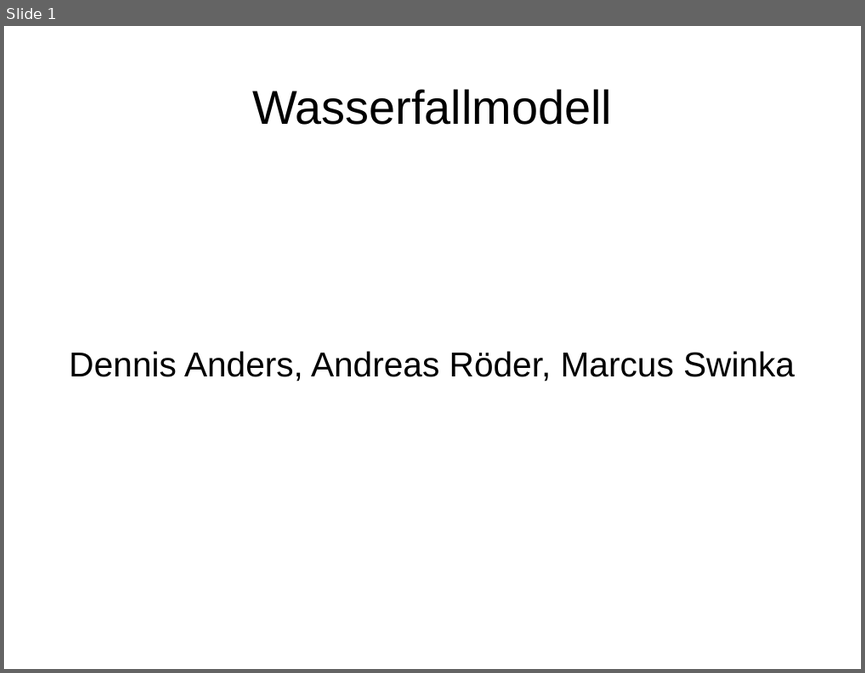
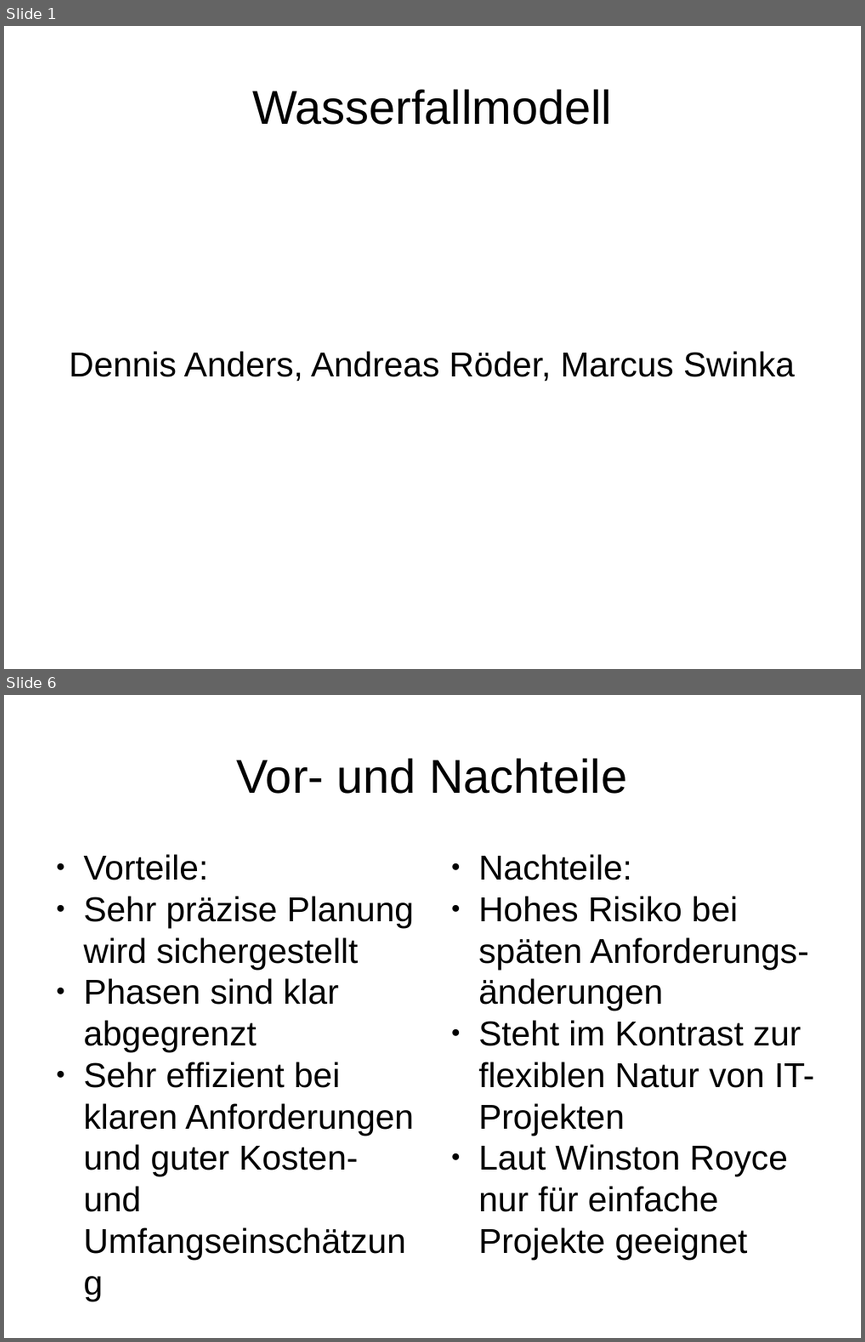
Before and after one commit to RoederAndreas/OSZIMT_Praesi_Wasserfallmodell, a slide deck: Wasserfallmodell.pptx. Shown one above the other, each under a label of ours: slide 1 before the commit, slides 1 and 6 after it; the slides between them are not shown. The pictures are 865x673 and 865x1342 pixels, drawn with LibreOffice and Linux fonts; fonts in the diff are those of the drawing. Boxes give left, top, right and bottom in pixels: in the first picture for what was removed or moved away, otherwise in the second. Text is boxed around its words. In the diff, an @@ line names an element or a change of style, - is before the commit and + after.

```diff
--- a/Wasserfallmodell.pptx
+++ b/Wasserfallmodell.pptx
@@ slide 6 added at (4,695,861,1338), background #FFFFFF @@
@@ text added at (237,758,627,794), 44 pt, text #000000 @@
+Vor- und Nachteile
@@ text added at (84,854,414,1212), 32 pt, text #000000 @@
+● Vorteile:
+● Sehr präzise Planung wird sichergestellt
+● Phasen sind klar abgegrenzt
+● Sehr effizient bei klaren Anforderungen und guter Kosten- und Umfangseinschätzung
@@ text added at (478,854,814,1212), 32 pt, text #000000 @@
+● Nachteile:
+● Hohes Risiko bei späten Anforderungs-änderungen
+● Steht im Kontrast zur flexiblen Natur von IT-Projekten
+● Laut Winston Royce nur für einfache Projekte geeignet
```
Also in this commit, not shown: 1 slide changed, 4 other slides added, 1 slide removed.
